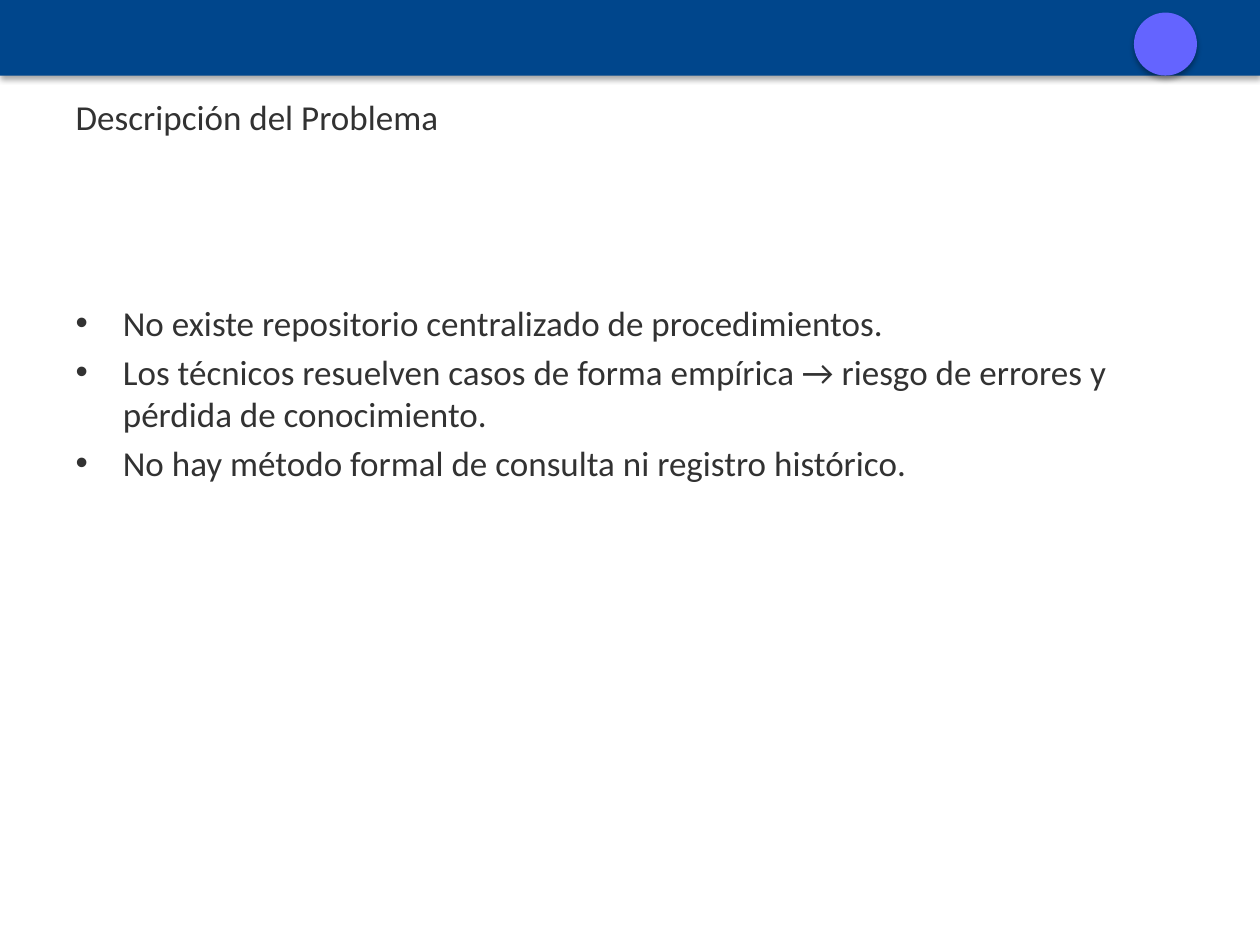
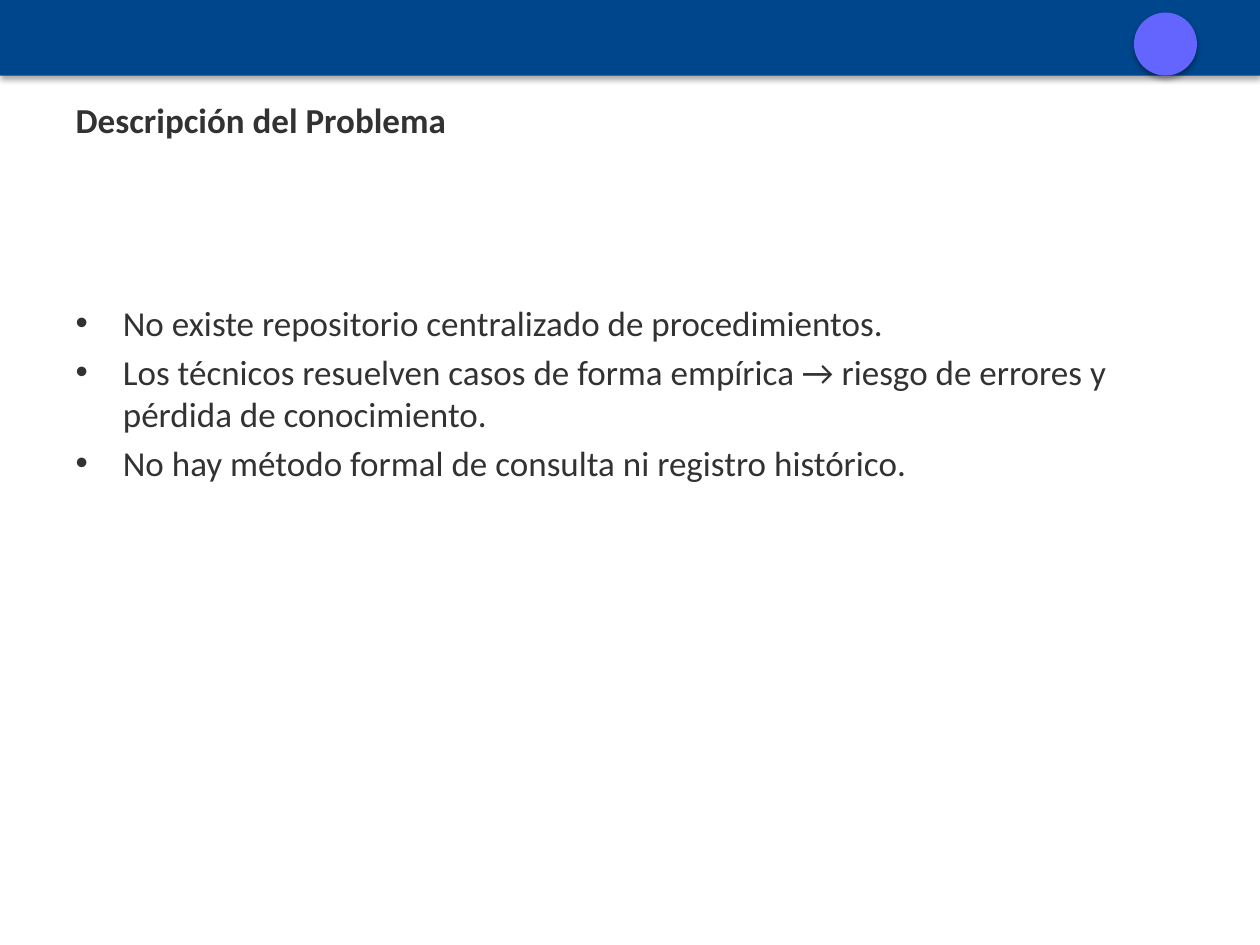
Before and after one commit to And1119/ProyectoMejora, a slide deck: slide 4 of propuesta/Presentacion_PlanMejora_TI_Empresa.pptx. Drawn at 1260x945 pixels with LibreOffice and Linux fonts; fonts in the diff are those of the drawing. Boxes give left, top, right and bottom in pixels: in the first picture for what was removed or moved away, otherwise in the second. Text is boxed around its words. In the diff, an @@ line names an element or a change of style, - is before the commit and + after.

```diff
--- a/propuesta/Presentacion_PlanMejora_TI_Empresa.pptx
+++ b/propuesta/Presentacion_PlanMejora_TI_Empresa.pptx
@@ title "Descripción del Problema" at [76, 108, 446, 139]: bold on @@
```
Also in this commit, not shown: 7 other slides changed.
